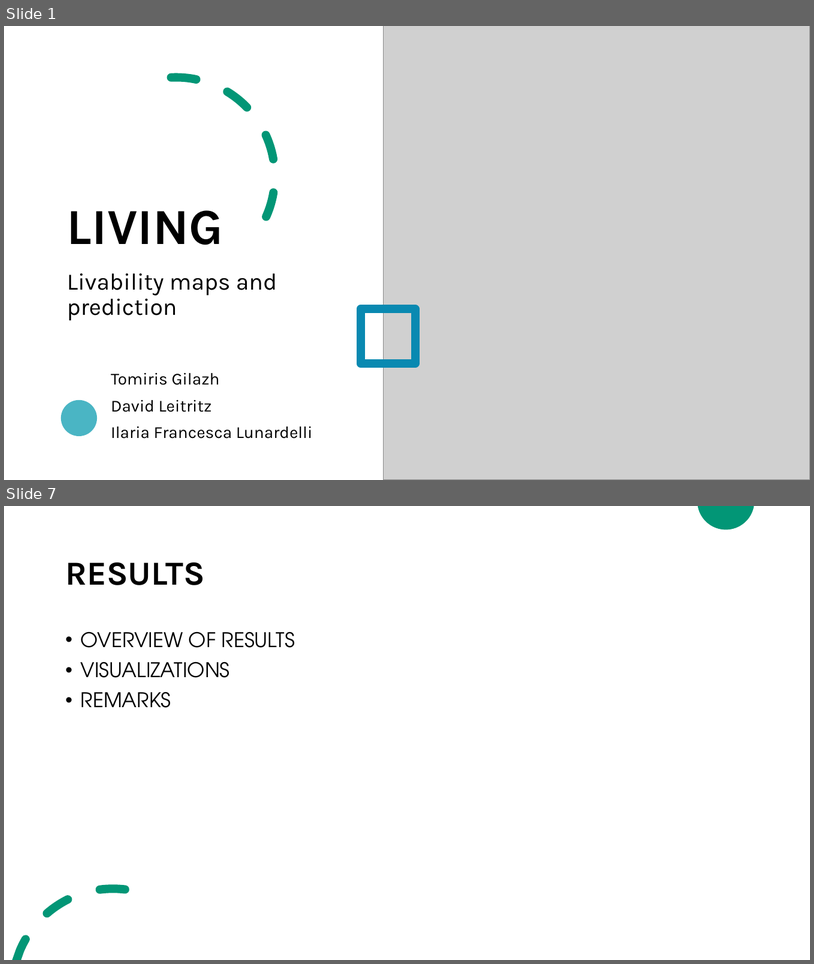
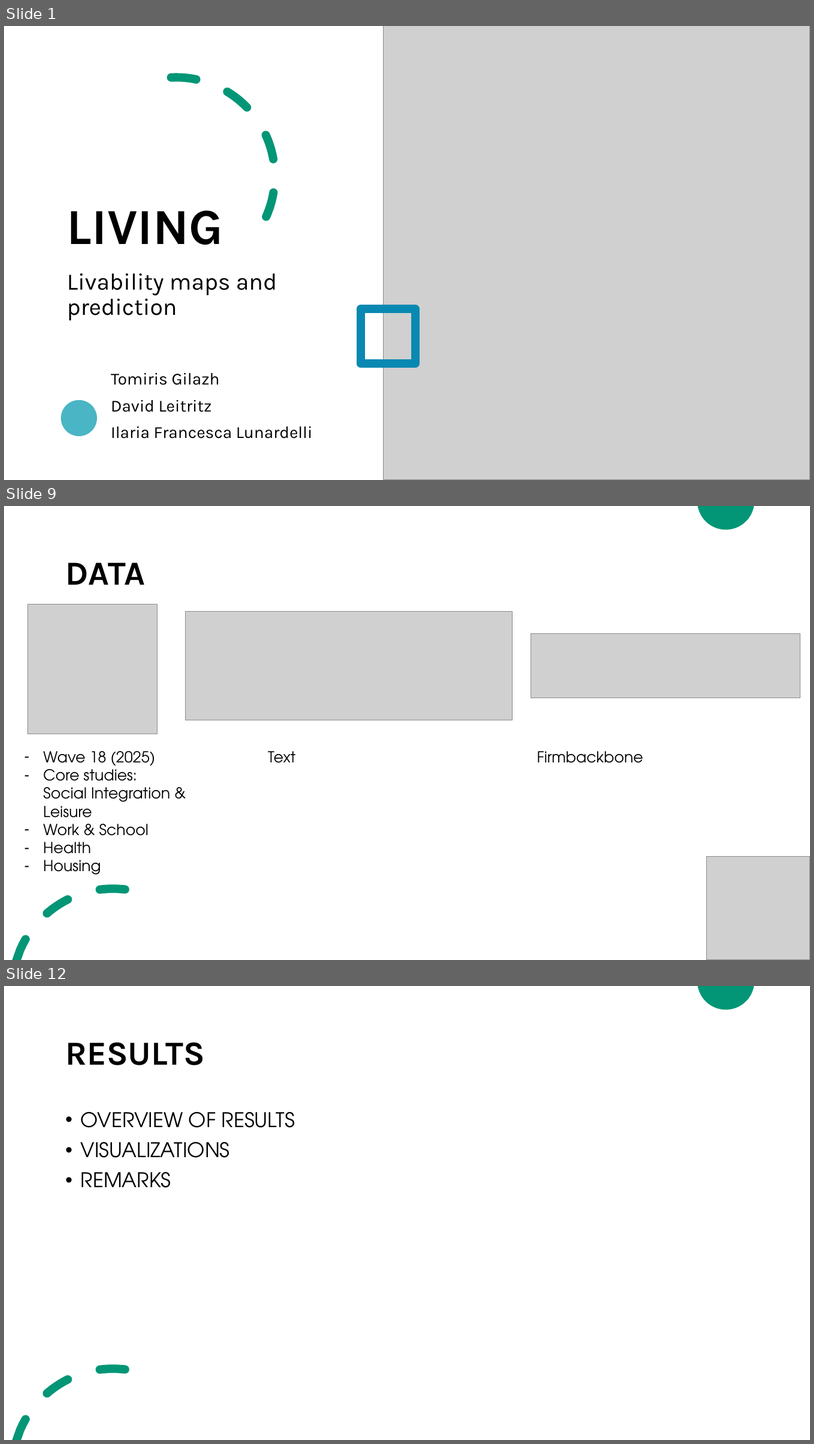
Before and after one commit to ilaluna/LIVING-SICSS, a slide deck: LIVING-SICCS.pptx. Shown one above the other, each under a label of ours: slides 1 and 7 before the commit, slides 1, 9 and 12 after it; the slides between them are not shown. The pictures are 814x964 and 814x1444 pixels, drawn with LibreOffice and Linux fonts; fonts in the diff are those of the drawing; grey boxes stand for pictures. Boxes give left, top, right and bottom in pixels: in the first picture for what was removed or moved away, otherwise in the second. Text is boxed around its words. In the diff, an @@ line names an element or a change of style, - is before the commit and + after.

```diff
--- a/LIVING-SICCS.pptx
+++ b/LIVING-SICCS.pptx
@@ slide 9 added at [4, 506, 810, 960], background #FFFFFF; not listed: 2 template elements that a slide beside it also shows @@
@@ title added at [65, 562, 145, 585], 40 pt, text #000000, bold @@
+DATA
@@ picture added at [27, 604, 157, 733] @@
@@ picture added at [185, 611, 513, 720] @@
@@ picture added at [531, 634, 801, 698] @@
@@ text added at [43, 751, 170, 874], 18 pt, text #000000 @@
+– Wave 18 (2025)
+– Core studies:
+  Social Integration & Leisure
+– Work & School
+– Health
+– Housing
@@ text added at [268, 751, 296, 763], 18 pt, text #000000 @@
+Text
@@ text added at [537, 751, 644, 763], 18 pt, text #000000 @@
+Firmbackbone
@@ picture added at [708, 856, 810, 960] @@
@@ what was slide 7 is now slide 12 @@
```
Also in this commit, not shown: 4 slides changed, 9 other slides added, 2 slides removed.
